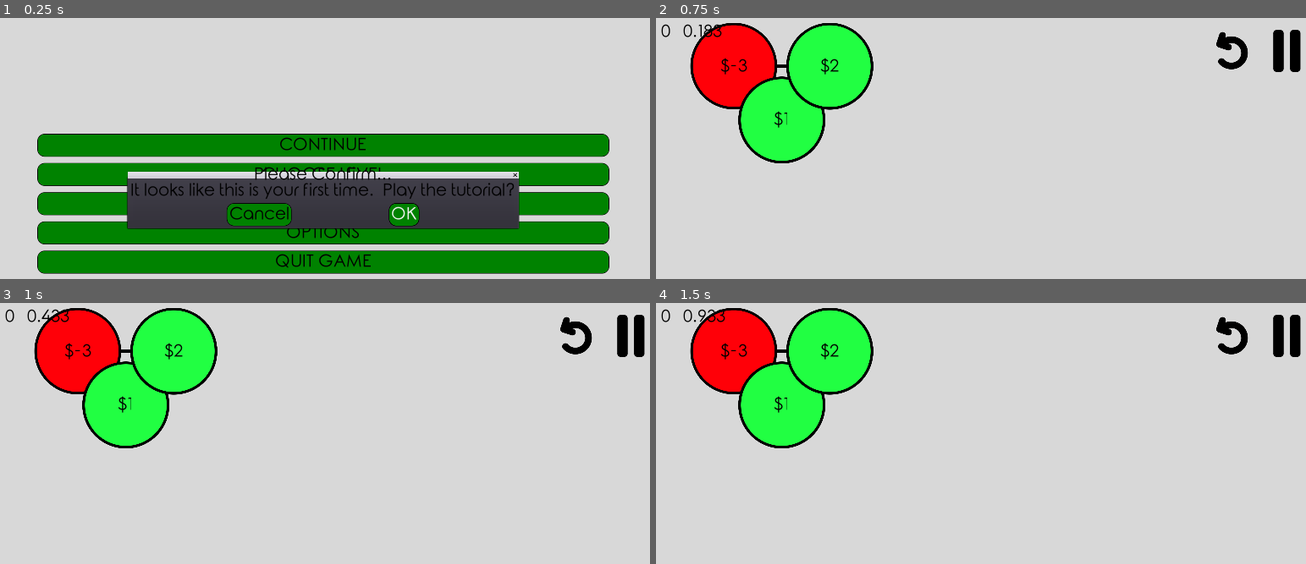
Above: before the commit, frames 1-4 (two rows, left to right).
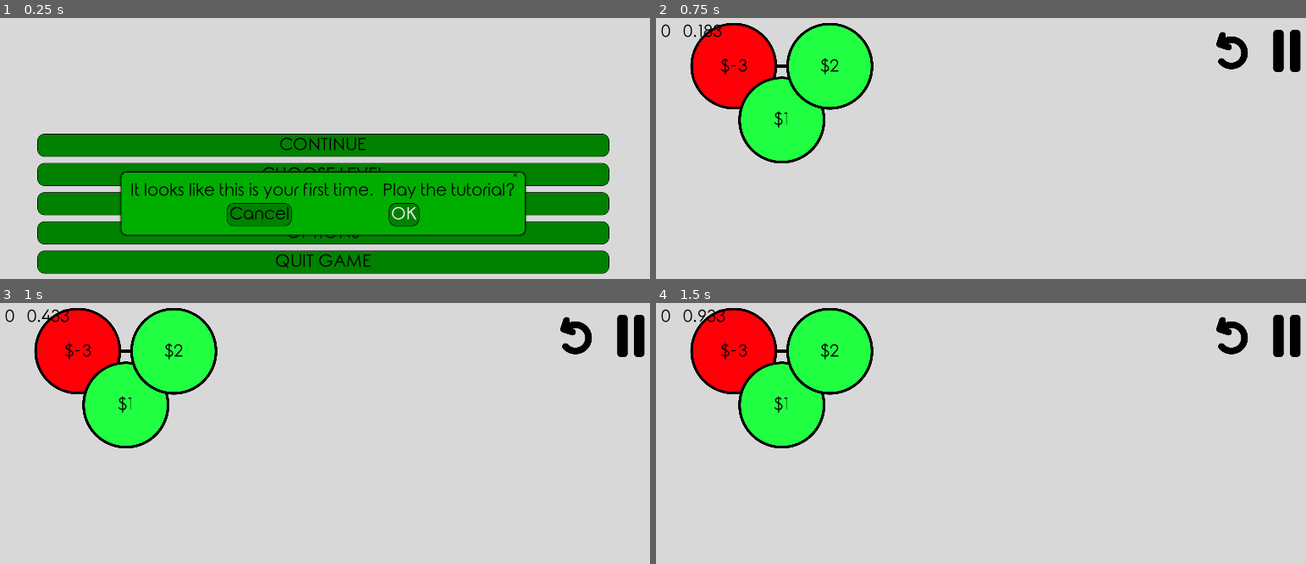
Above: after the commit, the same moments.

Repository: Inglo-Games/dollar-shuffle
Game: Godot game, scene res://scenes/main_menu.tscn
The game is run twice, just before and just after one commit, with the same random seed, the same clock (stepped at 60 frames per second) and the same inputs.
Inputs:
- Up to frame 1 (0.25 s): no input
- Up to frame 2 (0.75 s): click "CONTINUE" at 0.5 s
- Up to frame 3 (1 s): no input
- Up to frame 4 (1.5 s): click "CONTINUE" at 1.25 s

The runs differ from the first frame. In frame 1, 14% of the frame differs, in the area x 18-81%, y 56-84%; in frame 2, nothing differs; in frame 3, nothing differs; in frame 4, nothing differs.

Commit message:
Fixing WindowDialog in light theme

Diff:
--- a/assets/light_theme.tres
+++ b/assets/light_theme.tres
@@ -337,6 +337,35 @@
 shadow_size = 4
 anti_aliasing = true
 anti_aliasing_size = 1
+
+[sub_resource type="StyleBoxFlat" id=14]
+
+content_margin_left = 8.0
+content_margin_right = 8.0
+content_margin_top = 8.0
+content_margin_bottom = 8.0
+bg_color = Color( 0, 0.68302, 0, 1 )
+draw_center = true
+border_width_left = 1
+border_width_top = 1
+border_width_right = 1
+border_width_bottom = 1
+border_color = Color( 0, 0, 0, 1 )
+border_blend = true
+corner_radius_top_left = 16
+corner_radius_top_right = 16
+corner_radius_bottom_right = 16
+corner_radius_bottom_left = 16
+corner_detail = 8
+expand_margin_left = 18.0
+expand_margin_right = 18.0
+expand_margin_top = 18.0
+expand_margin_bottom = 18.0
+shadow_color = Color( 0, 0, 0, 0.66 )
+shadow_size = 6
+anti_aliasing = true
+anti_aliasing_size = 1
+_sections_unfolded = [ "Anti Aliasing", "Border", "Border Width", "Corner Radius", "Expand Margin", "Shadow" ]
 
 [resource]
 
@@ -414,14 +443,23 @@
 PopupMenu/icons/visibility_hidden = null
 PopupMenu/icons/visibility_visible = null
 PopupMenu/icons/visibility_xray = null
-PopupMenu/styles/disabled = SubResource( 8 )
-PopupMenu/styles/focus = SubResource( 8 )
-PopupMenu/styles/hover = SubResource( 9 )
-PopupMenu/styles/normal = SubResource( 8 )
-PopupMenu/styles/panel = SubResource( 10 )
-PopupMenu/styles/pressed = SubResource( 8 )
-PopupMenu/styles/separator = SubResource( 11 )
-PopupPanel/styles/panel = SubResource( 10 )
-TooltipPanel/styles/panel = SubResource( 12 )
+PopupMenu/styles/disabled = SubResource( 9 )
+PopupMenu/styles/focus = SubResource( 9 )
+PopupMenu/styles/hover = SubResource( 10 )
+PopupMenu/styles/normal = SubResource( 9 )
+PopupMenu/styles/panel = SubResource( 11 )
+PopupMenu/styles/pressed = SubResource( 9 )
+PopupMenu/styles/separator = SubResource( 12 )
+PopupPanel/styles/panel = SubResource( 11 )
+TooltipPanel/styles/panel = SubResource( 13 )
 VBoxContainer/constants/separation = 20
-_sections_unfolded = [ "Anti Aliasing", "Border", "BoxContainer/constants", "Button/colors", "Button/styles", "CheckBox/colors", "CheckBox/constants", "CheckBox/icons", "CheckBox/styles", "CheckButton/colors", "CheckButton/constants", "CheckButton/icons", "CheckButton/styles", "Corner Radius", "Expand Margin", "ItemList/colors", "ItemList/constants", "ItemList/styles", "LineEdit/colors", "LineEdit/styles", "MarginContainer/constants", "MenuButton/colors", "MenuButton/styles", "OptionButton/icons", "OptionButton/styles", "Panel/styles", "PanelContainer/styles", "PopupMenu/colors", "PopupMenu/icons", "PopupMenu/styles", "PopupPanel/styles", "ProgressBar", "Resource", "Shadow", "SpinBox/icons", "VBoxContainer/constants", "VScrollBar", "VScrollBar/icons", "VScrollBar/styles", "WindowDialog/styles" ]
+WindowDialog/colors/title_color = Color( 0, 0, 0, 0 )
+WindowDialog/constants/close_h_ofs = 18
+WindowDialog/constants/close_v_ofs = 18
+WindowDialog/constants/scaleborder_size = 4
+WindowDialog/constants/title_height = 0
+WindowDialog/fonts/title_font = null
+WindowDialog/icons/close = null
+WindowDialog/icons/close_highlight = null
+WindowDialog/styles/panel = SubResource( 14 )
+_sections_unfolded = [ "Anti Aliasing", "Border", "BoxContainer/constants", "Button/colors", "Button/styles", "CheckBox/colors", "CheckBox/constants", "CheckBox/icons", "CheckBox/styles", "CheckButton/colors", "CheckButton/constants", "CheckButton/icons", "CheckButton/styles", "Corner Radius", "Expand Margin", "ItemList/colors", "ItemList/constants", "ItemList/styles", "LineEdit/colors", "LineEdit/styles", "MarginContainer/constants", "MenuButton/colors", "MenuButton/styles", "OptionButton/icons", "OptionButton/styles", "Panel/styles", "PanelContainer/styles", "PopupMenu/colors", "PopupMenu/icons", "PopupMenu/styles", "PopupPanel", "PopupPanel/styles", "ProgressBar", "Resource", "Shadow", "SpinBox/icons", "VBoxContainer/constants", "VScrollBar", "VScrollBar/icons", "VScrollBar/styles", "WindowDialog", "WindowDialog/colors", "WindowDialog/constants", "WindowDialog/fonts", "WindowDialog/icons", "WindowDialog/styles" ]
Not shown: 10 places in assets/light_theme.tres that only renumber resources
